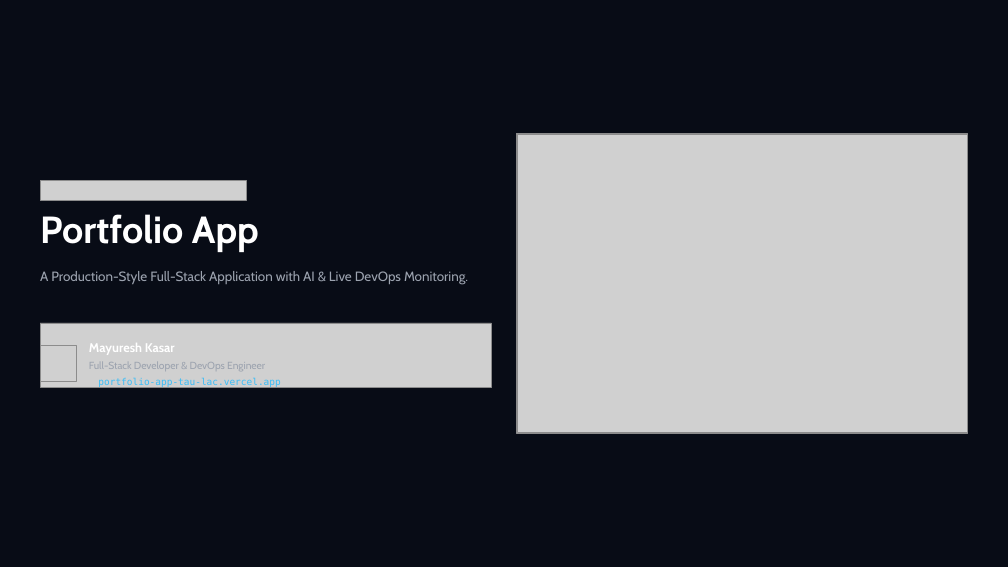
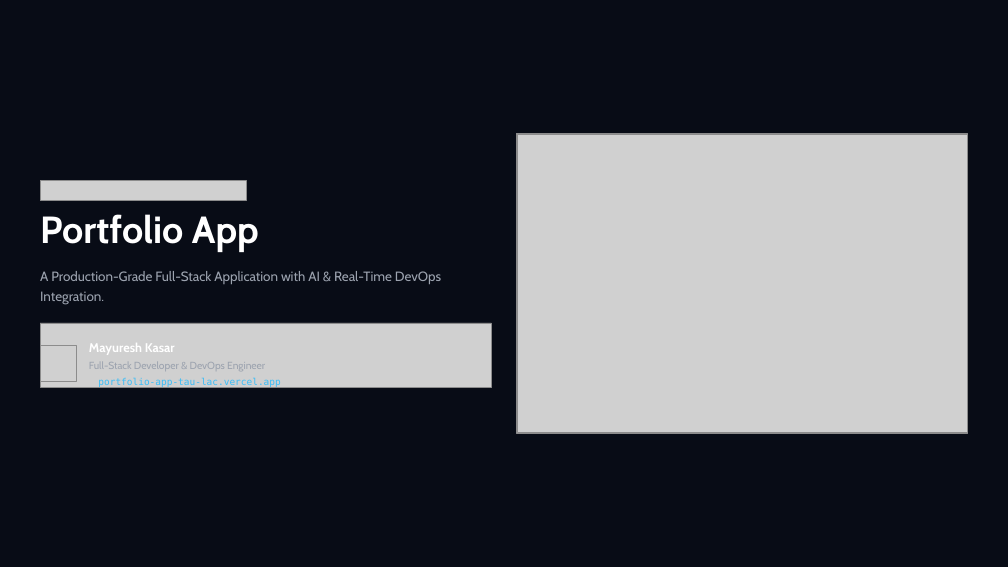
Before and after one commit to mayuresh-2601/PORTFOLIO-APP, a slide deck: slide 1 of docs/Portfolio App Presentation.pptx. Drawn at 1008x567 pixels with LibreOffice and Linux fonts; fonts in the diff are those of the drawing; grey boxes stand for pictures; background and template pictures are left out. Boxes give left, top, right and bottom in pixels: in the first picture for what was removed or moved away, otherwise in the second. Text is boxed around its words. In the diff, an @@ line names an element or a change of style, - is before the commit and + after.

Commit message:
Add AI-powered skill/certificate explanations and live system monitoring panel
- Integrate Google Gemini API for plain-language explanations on click
- Add ask-AI-about-me chat feature
- Add /system page with live CPU, memory, uptime, and Docker/environment stats
- Add rate limiting on AI endpoints to protect against abuse
- No new npm dependencies required (uses built-in fetch, os, fs modules)

```diff
--- a/docs/Portfolio App Presentation.pptx
+++ b/docs/Portfolio App Presentation.pptx
@@ text at (40,271,441,304): text changed @@
-A Production-Style Full-Stack Application with AI & Live DevOps Monitoring.
+A Production-Grade Full-Stack Application with AI & Real-Time DevOps Integration.
```
Also in this commit, not shown: 7 other slides changed, 31 other files.
